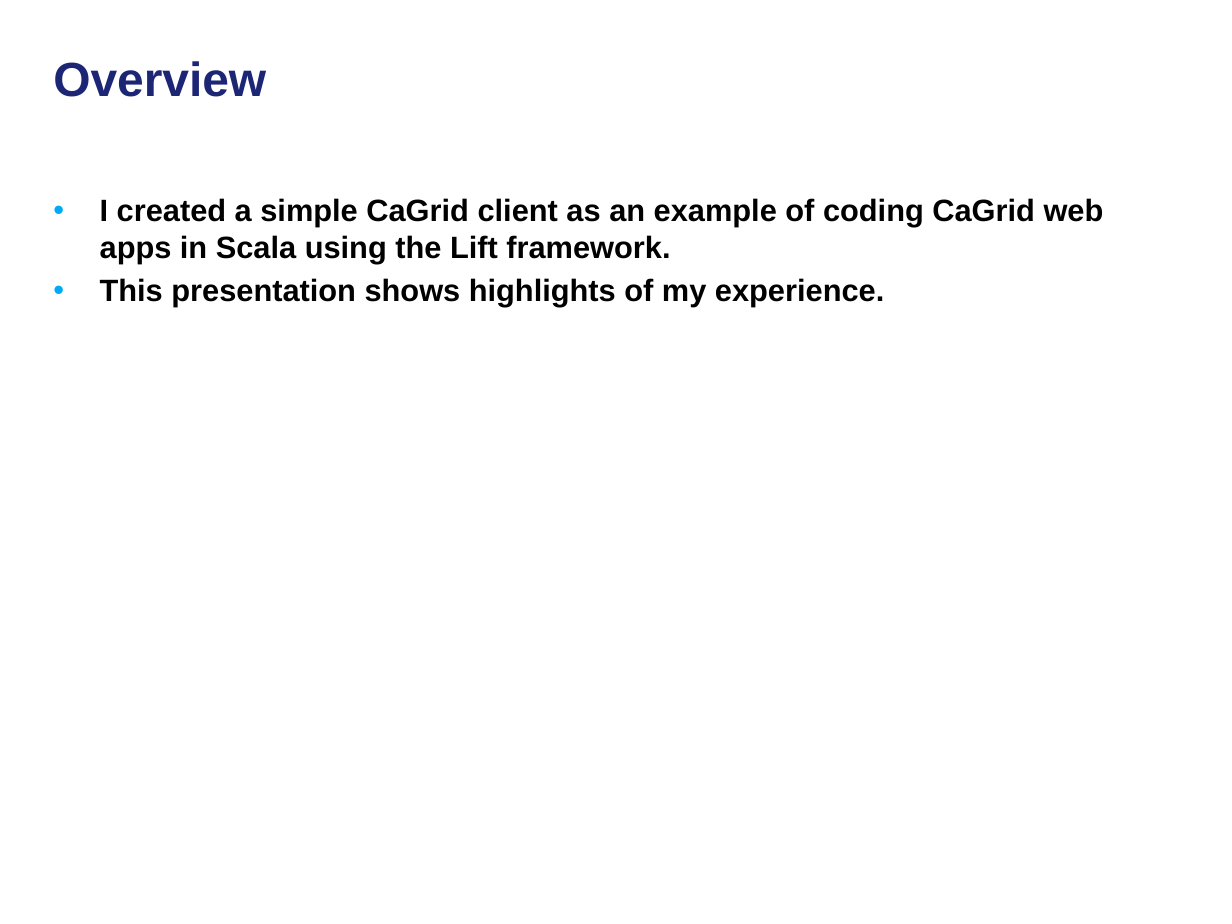
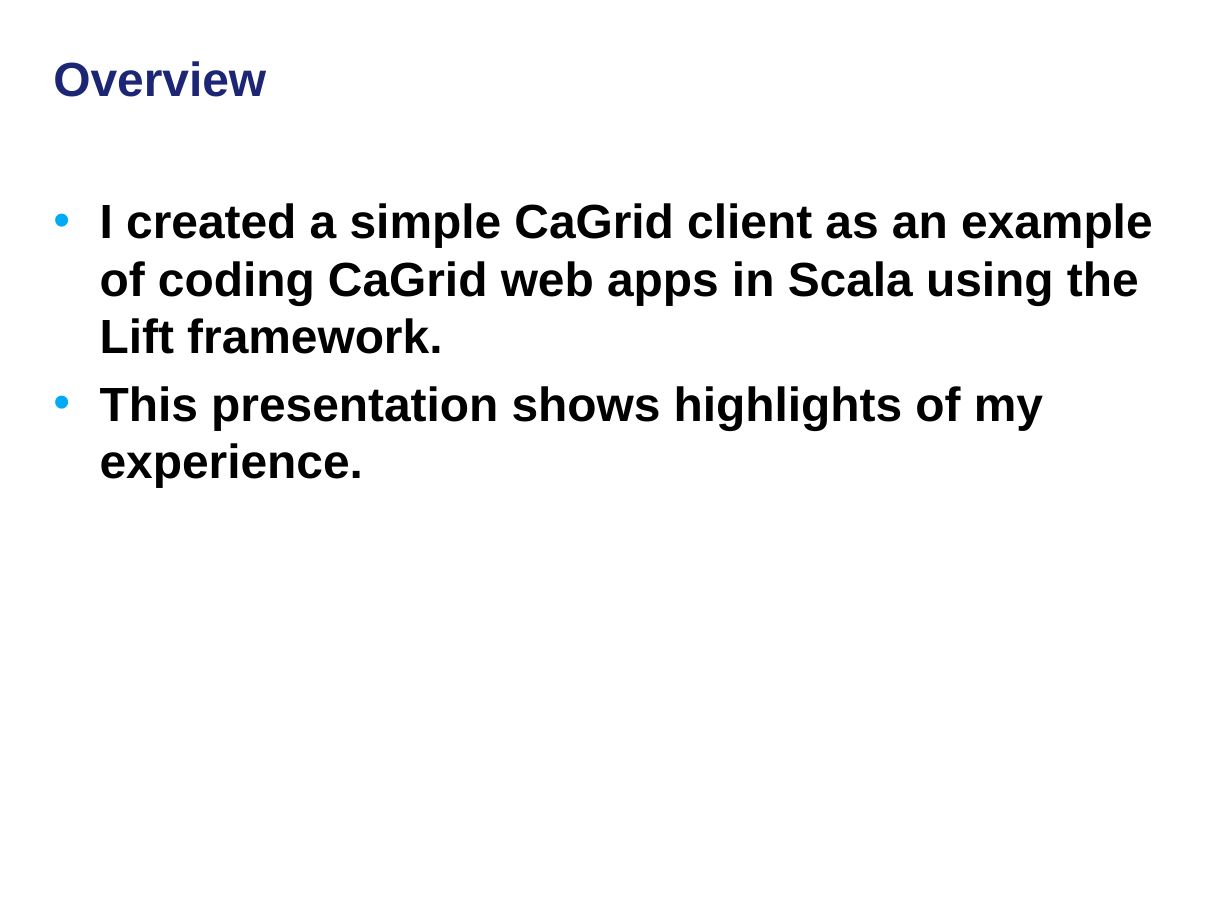
Before and after one commit to NCIP/cagrid-docs, a slide deck: slide 2 of general/meetings/UGM/2011-09_caGrid-on-Lift.pptx. Drawn at 1232x924 pixels with LibreOffice and Linux fonts; fonts in the diff are those of the drawing; background and template pictures are left out. Boxes give left, top, right and bottom in pixels: in the first picture for what was removed or moved away, otherwise in the second. Text is boxed around its words. In the diff, an @@ line names an element or a change of style, - is before the commit and + after.

```diff
--- a/general/meetings/UGM/2011-09_caGrid-on-Lift.pptx
+++ b/general/meetings/UGM/2011-09_caGrid-on-Lift.pptx
@@ text "I created a simple CaGrid ..." at [100, 203, 1153, 487]: size 18 to 28 pt; more space between paragraphs @@
```
Also in this commit, not shown: 2 other slides changed.
